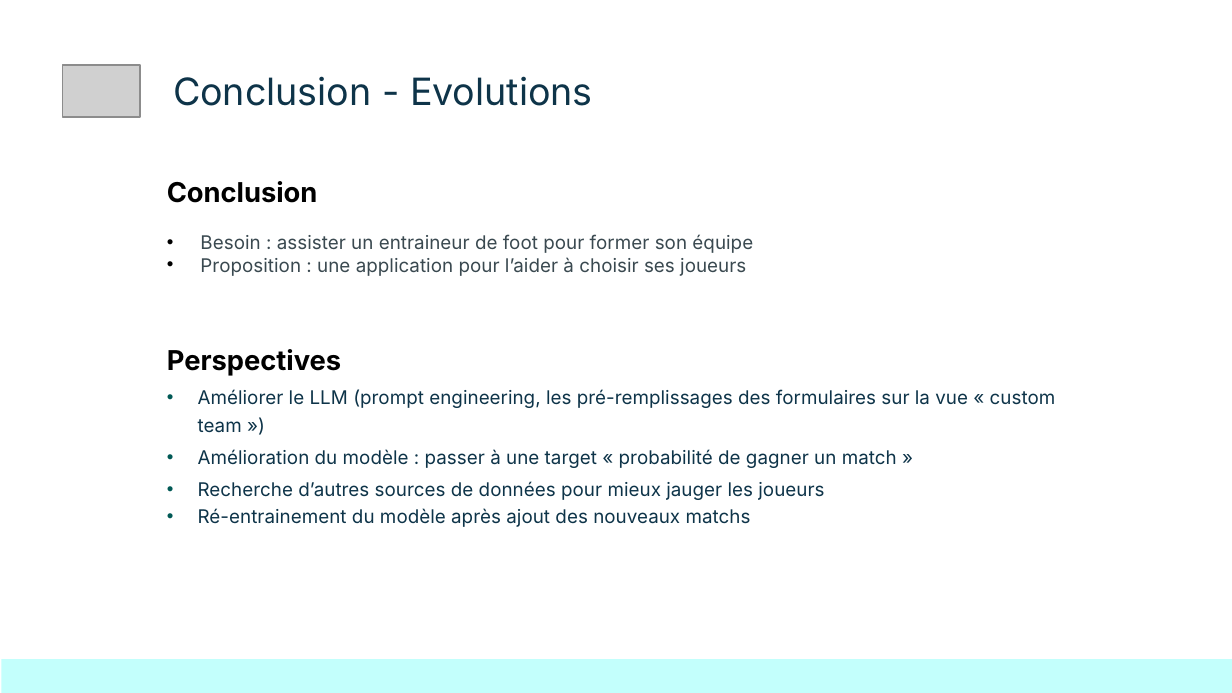
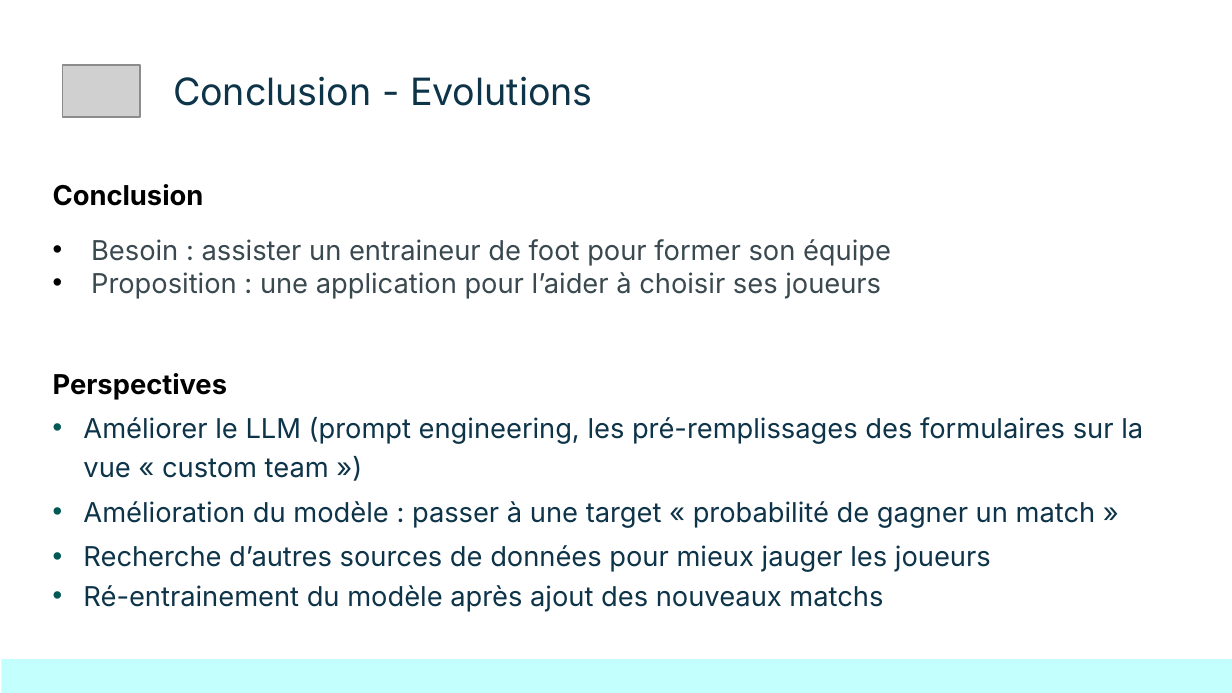
Before and after one commit to kinpintouche-star/football-predictor, a slide deck: slide 10 of docs/FootballPredictorDemoDay20260803.pptx. Drawn at 1232x693 pixels with LibreOffice and Linux fonts; fonts in the diff are those of the drawing; grey boxes stand for pictures; background and template pictures are left out. Boxes give left, top, right and bottom in pixels: in the first picture for what was removed or moved away, otherwise in the second. Text is boxed around its words. In the diff, an @@ line names an element or a change of style, - is before the commit and + after.

```diff
--- a/docs/FootballPredictorDemoDay20260803.pptx
+++ b/docs/FootballPredictorDemoDay20260803.pptx
@@ text "Conclusion" moved from (x1=167, y1=181, x2=1056, y2=527) to (x1=53, y1=184, x2=1143, y2=612) @@
@@ text at (x1=83, y1=239, x2=1143, y2=612): size 11 to 16 pt @@
```
Also in this commit, not shown: 1 other slide changed.
